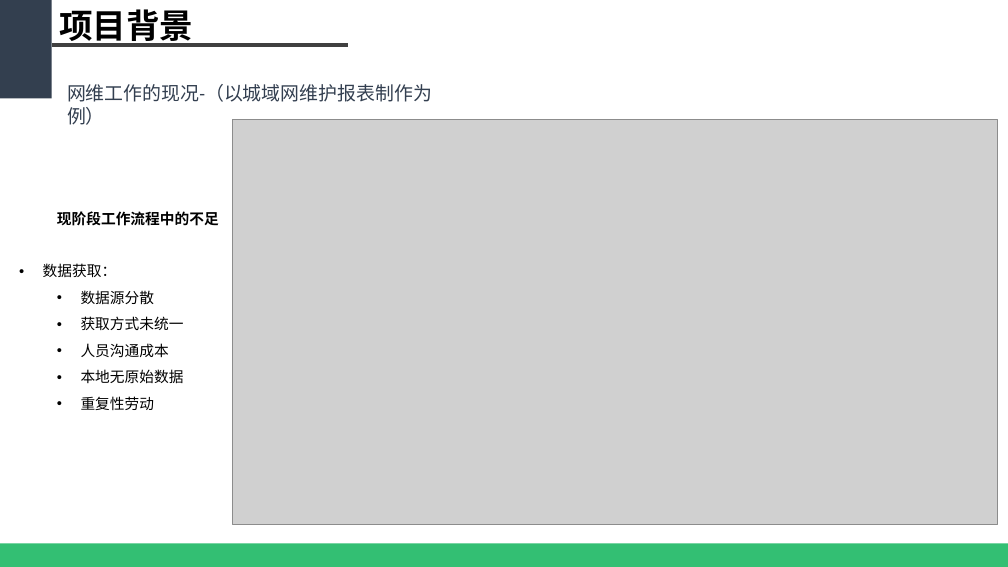
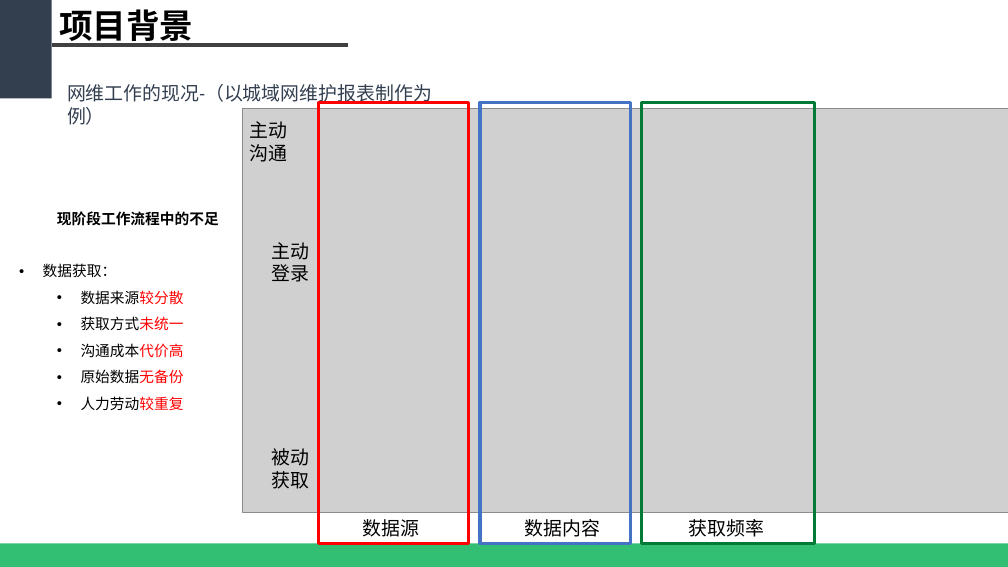
Before and after one commit to WeakX/ZHCM, a slide deck: slide 6 of PPT/(2018.01.16)基于大数据的智慧网络运维平台.pptx. Drawn at 1008x567 pixels with LibreOffice and Linux fonts; fonts in the diff are those of the drawing; grey boxes stand for pictures. Boxes give left, top, right and bottom in pixels: in the first picture for what was removed or moved away, otherwise in the second. Text is boxed around its words. In the diff, an @@ line names an element or a change of style, - is before the commit and + after.

```diff
--- a/PPT/(2018.01.16)基于大数据的智慧网络运维平台.pptx
+++ b/PPT/(2018.01.16)基于大数据的智慧网络运维平台.pptx
@@ picture: place and size @@
-picture at <box>232,119,997,524</box>
+picture at <box>243,109,1008,513</box>
@@ rectangle added at <box>318,102,469,543</box>, outline #FF0000 3 pt @@
@@ rectangle added at <box>480,102,631,543</box>, outline #4472C4 3 pt @@
@@ rectangle added at <box>642,102,814,543</box>, outline #007A37 3 pt @@
@@ text added at <box>250,121,288,162</box>, 18 pt, text #000000 @@
+主动沟通
@@ text added at <box>271,242,309,282</box>, 18 pt, text #000000 @@
+主动登录
@@ text at <box>81,290,184,305</box>: text changed @@
-  • 数据源分散
+  • 数据来源较分散
@@ text at <box>81,316,184,331</box>: text colour #000000 to #FF0000 in "获取方式未统一" @@
@@ text at <box>81,343,184,410</box>: text changed @@
-  • 人员沟通成本
-  • 本地无原始数据
-  • 重复性劳动
+  • 沟通成本代价高
+  • 原始数据无备份
+  • 人力劳动较重复
@@ text added at <box>271,448,309,489</box>, 18 pt, text #000000 @@
+被动获取
@@ text added at <box>363,519,420,537</box>, 18 pt, text #000000 @@
+数据源
@@ text added at <box>524,519,600,537</box>, 18 pt, text #000000 @@
+数据内容
@@ text added at <box>689,519,765,537</box>, 18 pt, text #000000 @@
+获取频率
```
Also in this commit, not shown: 12 other slides changed, 1 slide added, 4 other files.
